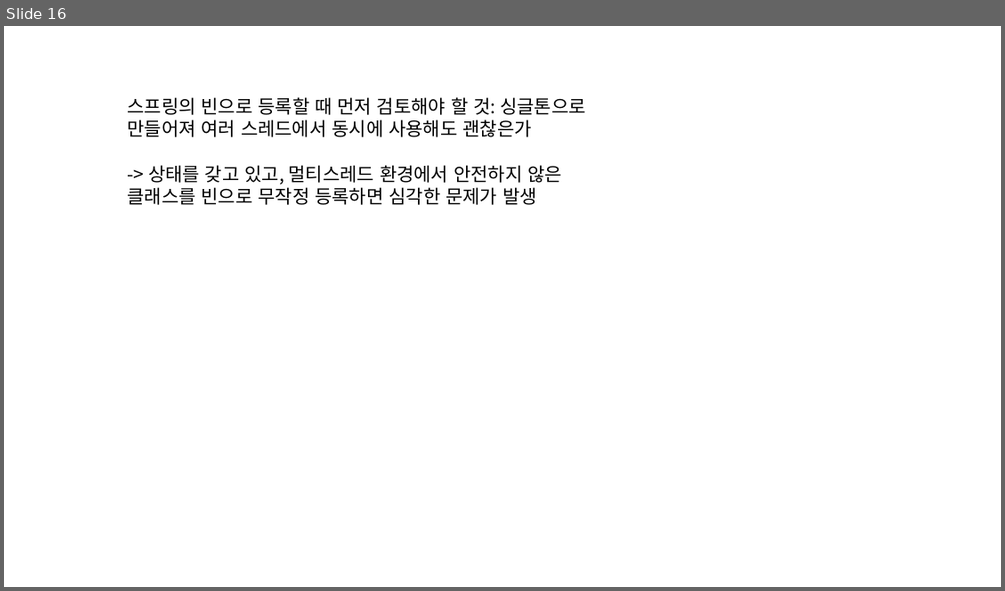
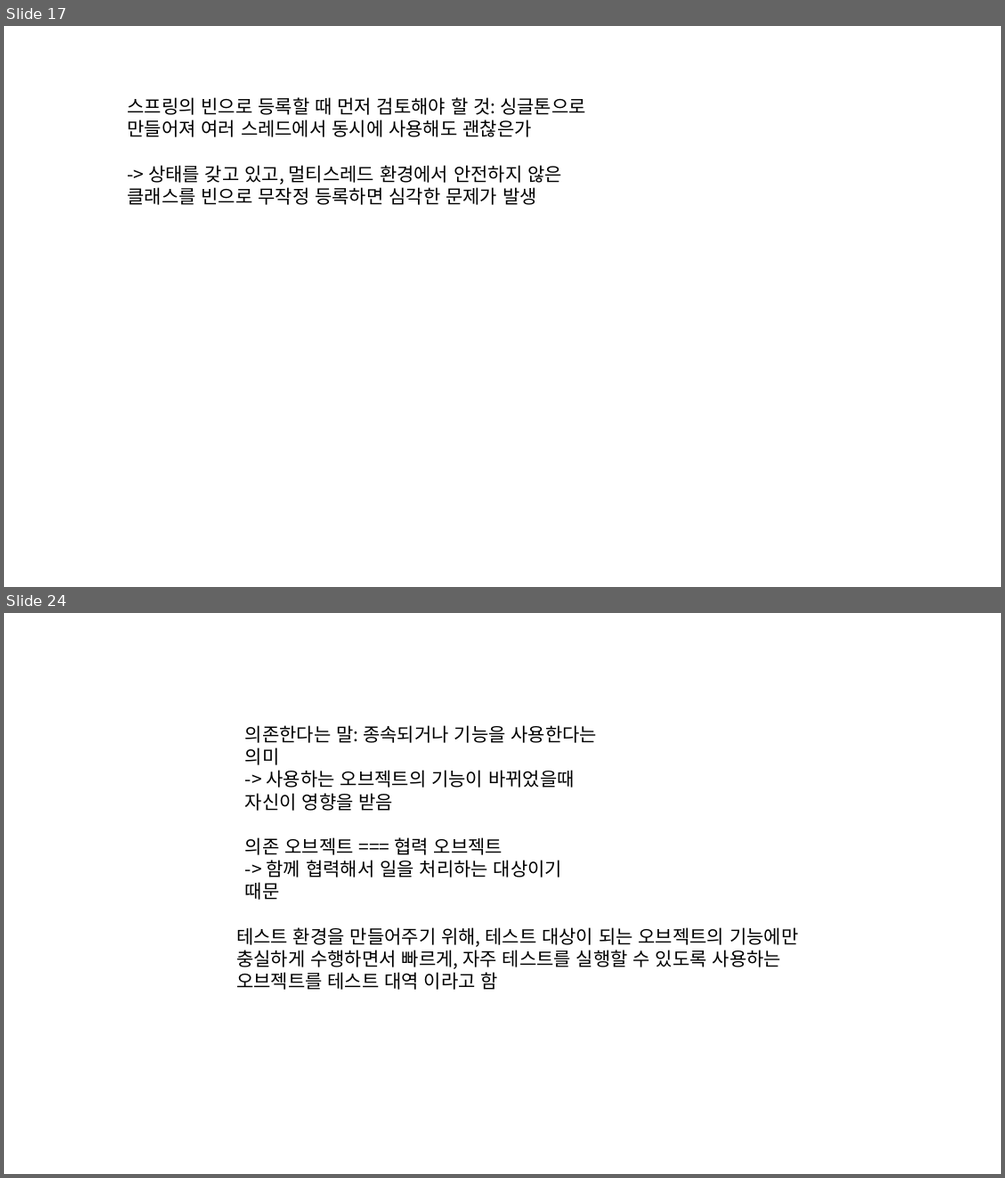
Before and after one commit to eongss/testproject, a slide deck: 프레젠테이션1.pptx. Shown one above the other, each under a label of ours: slide 16 before the commit, slides 17 and 24 after it; the slides between them are not shown. The pictures are 1005x591 and 1005x1178 pixels, drawn with LibreOffice and Linux fonts; fonts in the diff are those of the drawing. Boxes give left, top, right and bottom in pixels: in the first picture for what was removed or moved away, otherwise in the second. Text is boxed around its words. In the diff, an @@ line names an element or a change of style, - is before the commit and + after.

```diff
--- a/프레젠테이션1.pptx
+++ b/프레젠테이션1.pptx
@@ slide 24 added at [4,613,1001,1174], background #FFFFFF @@
@@ text added at [245,725,598,900], 18 pt, text #000000 @@
+의존한다는 말: 종속되거나 기능을 사용한다는 의미
+-> 사용하는 오브젝트의 기능이 바뀌었을때 자신이 영향을 받음
+의존 오브젝트 === 협력 오브젝트
+-> 함께 협력해서 일을 처리하는 대상이기 때문
@@ text added at [236,927,798,989], 18 pt, text #000000 @@
+테스트 환경을 만들어주기 위해, 테스트 대상이 되는 오브젝트의 기능에만 충실하게 수행하면서 빠르게, 자주 테스트를 실행할 수 있도록 사용하는 오브젝트를 테스트 대역 이라고 함
@@ what was slide 16 is now slide 17 @@
```
Also in this commit, not shown: 1 slide changed, 23 other slides added.
